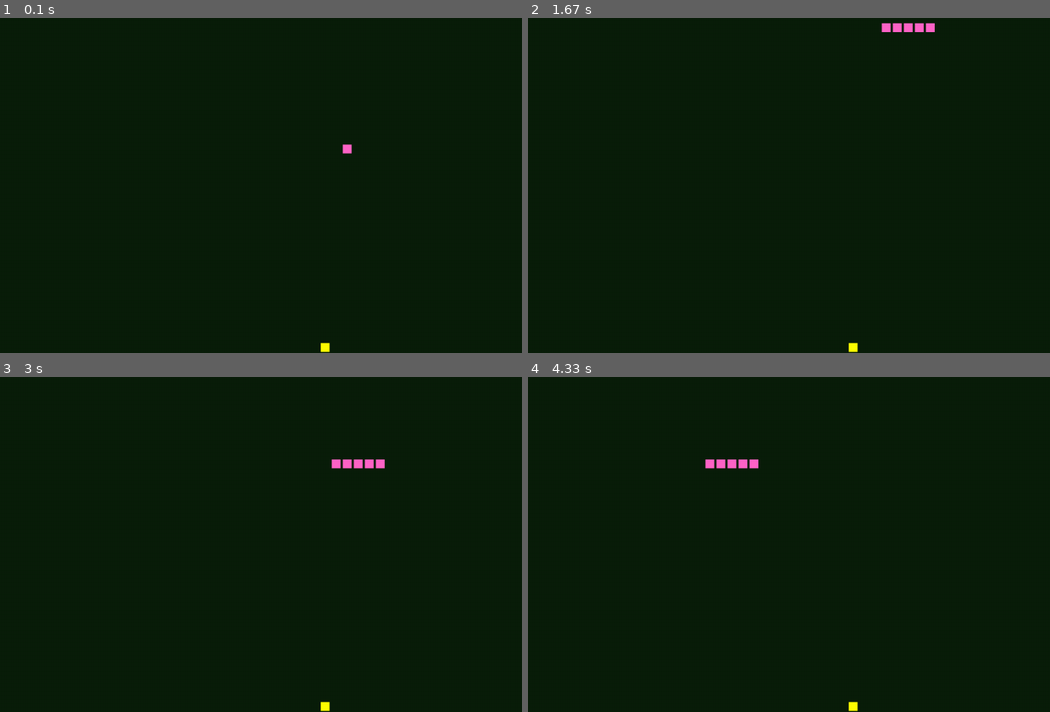
Above: before the commit, frames 1-4 (two rows, left to right).
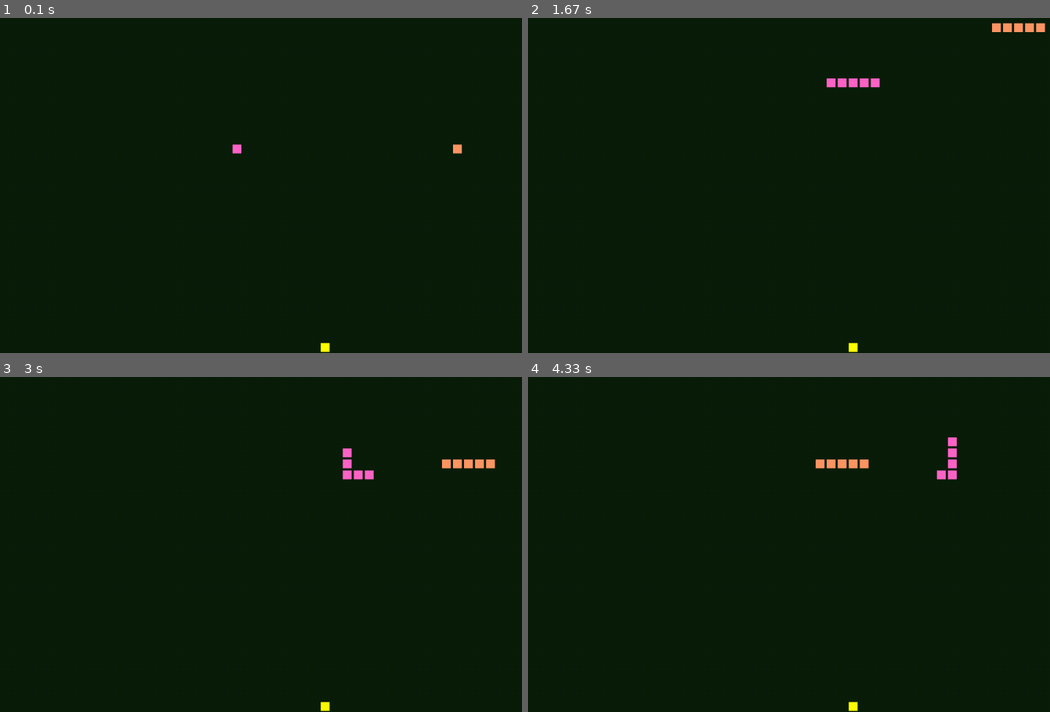
Above: after the commit, the same moments.

Repository: SVMino53/Pygame_Projects
Game: pygame game, started from Snake/snake.py
Same seed, same stepped clock (60 frames per second), same inputs: the game is played once before the commit and once after it.
Inputs:
- Up to frame 1 (0.1 s): no input
- Up to frame 2 (1.67 s): hold D 0.33-0.8 s; hold W 0.83-1.13 s; hold D 1.17-1.63 s; hold Right 1.17-1.63 s
- Up to frame 3 (3 s): tap Down at 1.67 s; hold S 2-2.3 s; hold A 2.33-2.73 s; hold Left 2.33-2.73 s; hold W from 2.77 s (still down)
- Up to frame 4 (4.33 s): release W at 3.13 s; hold D 3.17-3.8 s; hold Right 3.17-3.8 s; hold S 3.83-4.2 s; hold A from 4.23 s (still down); hold Left from 4.23 s (still down)

The runs differ from the first frame. In frame 1, 0.2% of the frame differs, in the area x 44-89%, y 37-41%; in frame 2, 0.8%, in the area x 57-100%, y 1-21%; in frame 3, 0.7%; in frame 4, 0.8%.

Commit message:
Second player added

Diff:
--- a/Snake/snake.py
+++ b/Snake/snake.py
@@ -248,7 +248,8 @@
 Y_MIN = -SCREEN_HEIGHT//TILE_HEIGHT//2 + 1
 Y_MAX = SCREEN_HEIGHT//TILE_HEIGHT//2
 grid = TileGrid(SCREEN_WIDTH//2 - TILE_WIDTH//2, SCREEN_HEIGHT//2 - TILE_HEIGHT//2, TILE_WIDTH, TILE_HEIGHT)
-player = Snake(grid, 0, 0, Tile(0, 0, 0.8, 0.8, color=(255, 100, 200), tags=["snake"]), 5, 10)
+player1 = Snake(grid, -10, 0, Tile(0, 0, 0.8, 0.8, color=(255, 100, 200), tags=["snake"]), 5, 10, pygame.K_w, pygame.K_s, pygame.K_a, pygame.K_d)
+player2 = Snake(grid, 10, 0, Tile(0, 0, 0.8, 0.8, color=(255, 150, 100), tags=["snake"]), 5, 10)
 apple = Tile(random.randint(X_MIN, X_MAX), random.randint(Y_MIN, Y_MAX),
              0.8, 0.8, (0, 0), (255, 255, 0), ["food"])
 grid.add_tile(apple)
@@ -267,22 +268,29 @@
     keys = pygame.key.get_pressed()
 
     if game_state == "game":
-        # if move_delay_time*player.speed >= 1:
-        #     player.move()
-        #     move_delay_time -= 1/player.speed
-        if player.x == apple.x and player.y == apple.y:
+        if (len(grid.get_tiles(player1.x, player1.y, "snake")) == 2 or
+            player1.x < X_MIN or player1.x > X_MAX or player1.y < Y_MIN or player1.y > Y_MAX):
+            game_state = "game_over"
+            grid.clear()
+        elif player1.x == apple.x and player1.y == apple.y:
             grid.pop_tile(apple.x, apple.y, "food")
             apple.x = random.randint(X_MIN, X_MAX)
             apple.y = random.randint(Y_MIN, Y_MAX)
             grid.add_tile(apple)
-            #player.increase_length()
-        elif (len(grid.get_tiles(player.x, player.y, "snake")) == 2 or
-              player.x < X_MIN or player.x > X_MAX or player.y < Y_MIN or player.y > Y_MAX):
+        if (len(grid.get_tiles(player2.x, player2.y, "snake")) == 2 or
+            player2.x < X_MIN or player2.x > X_MAX or player2.y < Y_MIN or player2.y > Y_MAX):
             game_state = "game_over"
             grid.clear()
-
-        player.update(dt)
-        player.check_key_pressed(keys)
+        elif player2.x == apple.x and player2.y == apple.y:
+            grid.pop_tile(apple.x, apple.y, "food")
+            apple.x = random.randint(X_MIN, X_MAX)
+            apple.y = random.randint(Y_MIN, Y_MAX)
+            grid.add_tile(apple)
+
+        player1.update(dt)
+        player1.check_key_pressed(keys)
+        player2.update(dt)
+        player2.check_key_pressed(keys)
         grid.render_tiles(window)
     elif game_state == "game_over":
         pass
